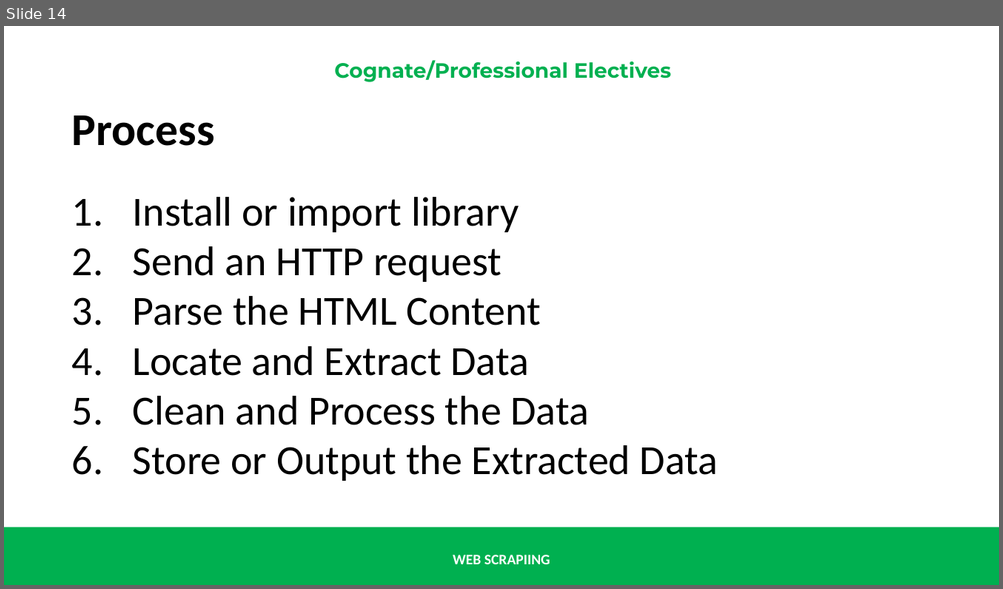
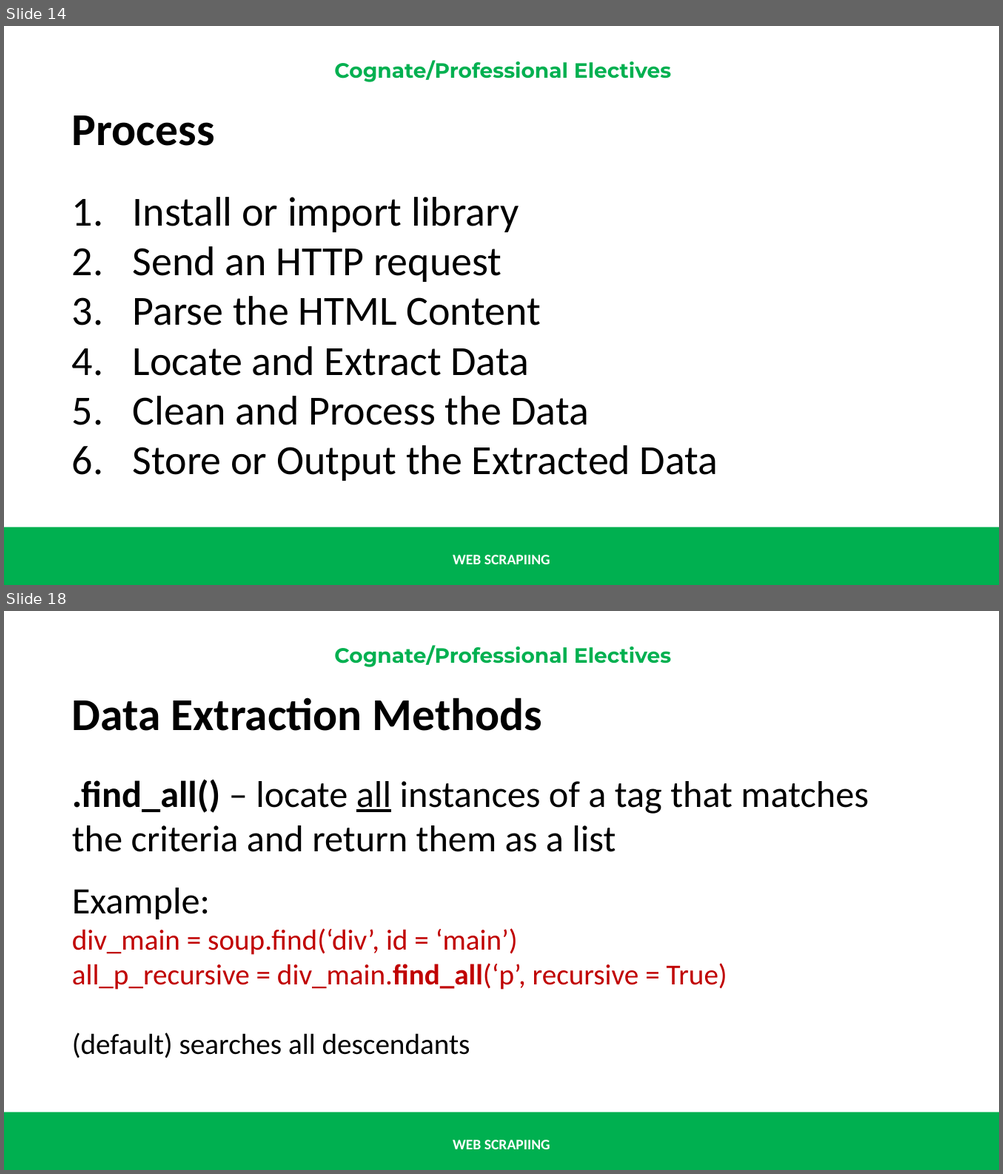
Before and after one commit to renatomaaliw3/public_files, a slide deck: CPE Electives (1 - 3)/01. Lectures Notebook/00. Presentations & Text Books/01. Electives 1 to 3/06.5 Web Scraping.pptx. Shown one above the other, each under a label of ours: slide 14 before the commit, slides 14 and 18 after it; the slides between them are not shown. The pictures are 1003x589 and 1003x1174 pixels, drawn with LibreOffice and Linux fonts; fonts in the diff are those of the drawing. Boxes give left, top, right and bottom in pixels: in the first picture for what was removed or moved away, otherwise in the second. Text is boxed around its words. In the diff, an @@ line names an element or a change of style, - is before the commit and + after.

```diff
--- a/CPE Electives (1 - 3)/01. Lectures Notebook/00. Presentations & Text Books/01. Electives 1 to 3/06.5 Web Scraping.pptx
+++ b/CPE Electives (1 - 3)/01. Lectures Notebook/00. Presentations & Text Books/01. Electives 1 to 3/06.5 Web Scraping.pptx
@@ slide 18 added at (x1=4, y1=611, x2=999, y2=1170), background #FFFFFF; not listed: 3 template elements that a slide beside it also shows @@
@@ text added at (x1=72, y1=698, x2=868, y2=1059), 28 pt, text #000000 @@
+Data Extraction Methods
+.find_all() – locate all instances of a tag that matches the criteria and return them as a list
+Example:
+div_main = soup.find(‘div’, id = ‘main’)
+all_p_recursive = div_main.find_all(‘p’, recursive = True)
+(default) searches all descendants
```
Also in this commit, not shown: 1 slide changed, 16 other slides added, 1 slide removed.
